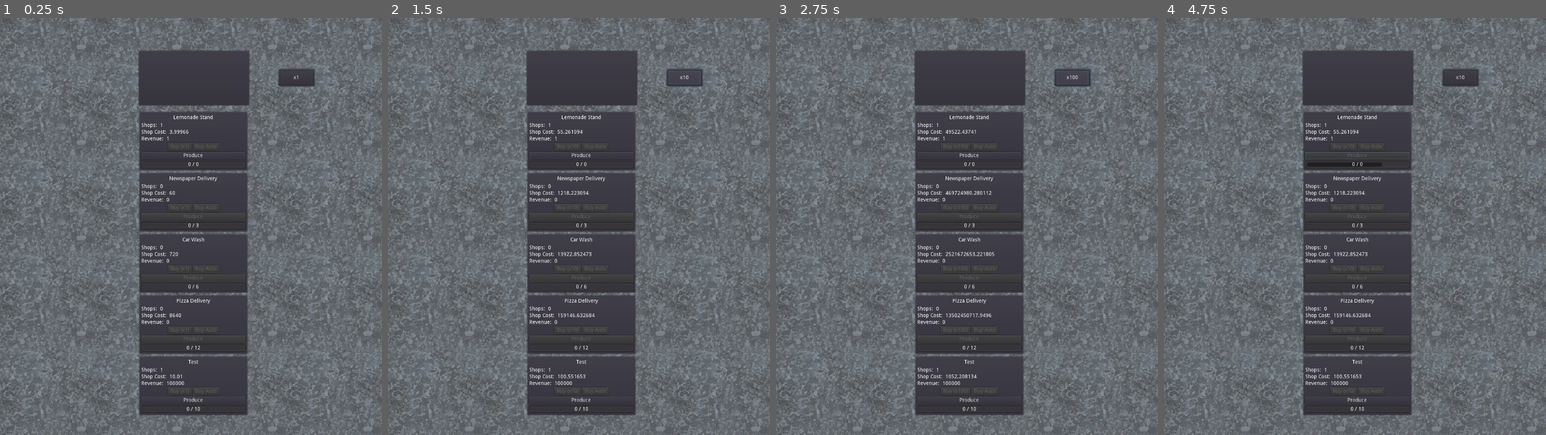
Above: before the commit, frames 1-4 (left to right).
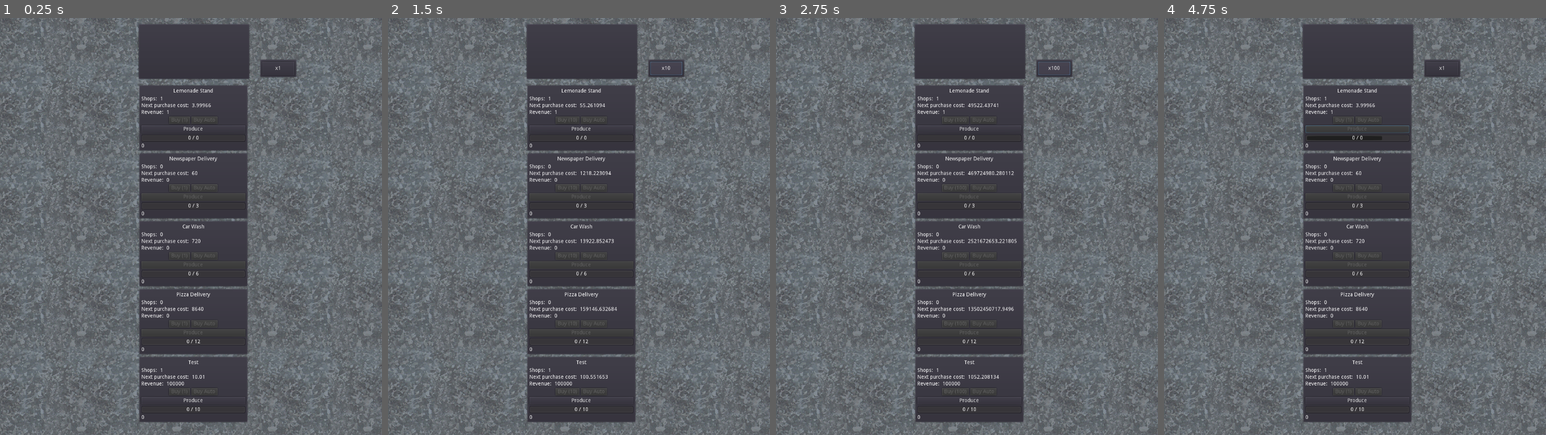
Above: after the commit, the same moments.

Repository: lazygnulf/LazyGnulfProto
Game: Godot game, scene res://Game.tscn
Same seed, same stepped clock (60 frames per second), same inputs: the game is played once before the commit and once after it.
Inputs:
- Up to frame 1 (0.25 s): no input
- Up to frame 2 (1.5 s): click "Produce" at 0.5 s; click "x1" at 1.25 s
- Up to frame 3 (2.75 s): click "x10" at 2 s
- Up to frame 4 (4.75 s): click "x100" at 2.75 s; click "x1" (after the commit: "Max") at 3.5 s; click "Produce" at 4.25 s

The runs differ from the first frame. In frame 1, 7.0% of the frame differs, in the area x 36-83%, y 1-97%; in frame 2, 7.2%; in frame 3, 7.3%; in frame 4, 7.5%.

Commit message:
Implement Max buy multiplier.

Diff:
--- a/Autoload/bank.gd
+++ b/Autoload/bank.gd
@@ -1,6 +1,6 @@
 extends Node
 
-enum BuyMultiplier {BUY_1, BUY_10, BUY_100, BUY_UNDEF}
+enum BuyMultiplier {BUY_1, BUY_10, BUY_100, BUY_MAX, BUY_UNDEF}
 
 var balance: float = 0.0
 var buy_multiplier: int = BuyMultiplier.BUY_1
--- a/Autoload/util.gd
+++ b/Autoload/util.gd
@@ -8,5 +8,7 @@
 			return "x10"
 		Bank.BuyMultiplier.BUY_100:
 			return "x100"
+		Bank.BuyMultiplier.BUY_MAX:
+			return "Max"
 
 	return "[ERROR]"
--- a/Business.gd
+++ b/Business.gd
@@ -19,6 +19,10 @@
 var in_production: bool = false
 var production_progress: int = 0
 var has_auto: bool = false
+
+# Maximum number of shops that can be bought; updated every time the bank
+# balance is changed.
+var max_affordable_shops: int = 0
 
 # timestamp in msecs of last production start
 var timestamp_production_start: int = 0
@@ -55,21 +59,20 @@
 
 
 # compute cost of next shops purchase according to current buy multiplier
-func next_purchase_cost() -> float:
+func next_purchase_cost(num_shops_to_buy: int) -> float:
+	if num_shops_to_buy == 0:
+		return 0.0
+
 	# cost of the next single shop
 	var current_cost: float = base_cost * pow(cost_factor, num_shops)
 
-	var num_shops_to_purchase: int = 1
-	match Bank.buy_multiplier:
-		Bank.BuyMultiplier.BUY_1:
-			num_shops_to_purchase = 1
-		Bank.BuyMultiplier.BUY_10:
-			num_shops_to_purchase = 10
-		Bank.BuyMultiplier.BUY_100:
-			num_shops_to_purchase = 100
+	# compute cost using the geometric series formula
+	return current_cost * (1.0-pow(cost_factor, num_shops_to_buy)) / (1.0-cost_factor)
 
-	# compute cost using the geometric series formula
-	return current_cost * (1.0-pow(cost_factor, num_shops_to_purchase)) / (1.0-cost_factor)
+# compute the maximum number of shops that can be bought
+func compute_max_affordable_shops() -> int:
+	var current_cost: float = base_cost * pow(cost_factor, num_shops)
+	return int(log(1 - (Bank.balance*(1-cost_factor))/current_cost)/log(cost_factor))
 
 
 func next_revenue() -> float:
@@ -79,29 +82,31 @@
 func _update_ui() -> void:
 	name_label.text = business_name
 	shops_label.text = str(num_shops)
-	shop_cost_label.text = str(next_purchase_cost())
+	shop_cost_label.text = str(next_purchase_cost(_get_num_shops_next_purchase()))
 	revenue_label.text = str(next_revenue())
-	buy_shops_button.text = _get_buy_shops_text()
-	buy_shops_button.disabled = Bank.balance < next_purchase_cost()
+
+	buy_shops_button.text = "Buy (" + str(_get_num_shops_next_purchase()) + ")"
+	buy_shops_button.disabled = _get_num_shops_next_purchase() == 0 || Bank.balance < next_purchase_cost(_get_num_shops_next_purchase())
+
 	buy_auto_button.disabled = has_auto || num_shops == 0 || Bank.balance < auto_cost
 	produce_button.disabled = num_shops == 0 || in_production
 	production_progressbar.value = float(production_progress)*100 / prod_time
 	production_progressbar_label.text = str(production_progress/1000) + " / " + str(prod_time/1000)
+	$VBox/max.text = str(compute_max_affordable_shops())
 
 
-func _get_buy_shops_text() -> String:
-	var text: String = "Buy (x"
+func _get_num_shops_next_purchase() -> int:
 	match Bank.buy_multiplier:
 		Bank.BuyMultiplier.BUY_1:
-			text += "1"
+			return 1
 		Bank.BuyMultiplier.BUY_10:
-			text += "10"
+			return 10
 		Bank.BuyMultiplier.BUY_100:
-			text += "100"
-	text += ")"
+			return 100
+		Bank.BuyMultiplier.BUY_MAX:
+			return max_affordable_shops
 
-	return text
-
+	return 1
 
 func _on_system_ticked(delta: int) -> void:
 	if in_production:
@@ -117,18 +122,14 @@
 
 
 func _on_balance_changed(new_balance: float) -> void:
+	max_affordable_shops = compute_max_affordable_shops()
 	_update_ui()
 
 
 func on_buy_shops_pressed() -> void:
-	if Bank.withdraw(next_purchase_cost()):
-		match Bank.buy_multiplier:
-			Bank.BuyMultiplier.BUY_1:
-				num_shops += 1
-			Bank.BuyMultiplier.BUY_10:
-				num_shops += 10
-			Bank.BuyMultiplier.BUY_100:
-				num_shops += 100
+	var num_shops_to_buy: int = _get_num_shops_next_purchase()
+	if Bank.withdraw(next_purchase_cost(num_shops_to_buy)):
+		num_shops += num_shops_to_buy
 		_update_ui()
 
 
--- a/Business.tscn
+++ b/Business.tscn
@@ -68,13 +68,13 @@
 }
 
 [node name="ShopCostLabel" type="Label" parent="VBox/HBox2"]
-margin_right = 71.0
+margin_right = 131.0
 margin_bottom = 14.0
-text = "Shop Cost: "
+text = "Next purchase cost: "
 
 [node name="ShopCost" type="Label" parent="VBox/HBox2"]
-margin_left = 75.0
-margin_right = 91.0
+margin_left = 135.0
+margin_right = 151.0
 margin_bottom = 14.0
 text = "[0]"
 
@@ -139,3 +139,8 @@
 __meta__ = {
 "_edit_use_anchors_": false
 }
+
+[node name="max" type="Label" parent="VBox"]
+margin_top = 150.0
+margin_right = 202.0
+margin_bottom = 164.0
--- a/Game.tscn
+++ b/Game.tscn
@@ -29,10 +29,10 @@
 }
 
 [node name="VBoxContainer" type="VBoxContainer" parent="."]
-margin_left = 373.078
-margin_top = 89.8984
-margin_right = 673.078
-margin_bottom = 253.898
+margin_left = 373.0
+margin_top = 19.0
+margin_right = 673.0
+margin_bottom = 1104.0
 __meta__ = {
 "_edit_use_anchors_": false
 }
@@ -55,10 +55,10 @@
 rect_min_size = Vector2( 300, 0 )
 
 [node name="BuyMode" parent="." instance=ExtResource( 4 )]
-margin_left = 746.157
-margin_top = 139.343
-margin_right = 846.157
-margin_bottom = 189.343
+margin_left = 696.66
+margin_top = 113.887
+margin_right = 796.66
+margin_bottom = 163.887
 
 [node name="SystemTimer" type="Timer" parent="."]
 autostart = true
--- a/Shops.tscn
+++ b/Shops.tscn
@@ -24,7 +24,7 @@
 margin_left = 0.0
 margin_top = 0.0
 margin_right = 293.0
-margin_bottom = 160.0
+margin_bottom = 178.0
 business_name = "Lemonade Stand"
 initial_num_shops = 1
 base_cost = 3.738
@@ -37,9 +37,9 @@
 anchor_right = 0.0
 anchor_bottom = 0.0
 margin_left = 0.0
-margin_top = 164.0
+margin_top = 182.0
 margin_right = 293.0
-margin_bottom = 324.0
+margin_bottom = 360.0
 business_name = "Newspaper Delivery"
 base_cost = 60.0
 cost_factor = 1.15
@@ -51,9 +51,9 @@
 anchor_right = 0.0
 anchor_bottom = 0.0
 margin_left = 0.0
-margin_top = 328.0
+margin_top = 364.0
 margin_right = 293.0
-margin_bottom = 488.0
+margin_bottom = 542.0
 business_name = "Car Wash"
 base_cost = 720.0
 cost_factor = 1.14
@@ -65,9 +65,9 @@
 anchor_right = 0.0
 anchor_bottom = 0.0
 margin_left = 0.0
-margin_top = 492.0
+margin_top = 546.0
 margin_right = 293.0
-margin_bottom = 652.0
+margin_bottom = 724.0
 business_name = "Pizza Delivery"
 base_cost = 8640.0
 cost_factor = 1.13
@@ -79,9 +79,9 @@
 anchor_right = 0.0
 anchor_bottom = 0.0
 margin_left = 0.0
-margin_top = 656.0
+margin_top = 728.0
 margin_right = 293.0
-margin_bottom = 816.0
+margin_bottom = 906.0
 business_name = "Test"
 initial_num_shops = 1
 base_cost = 10.0
--- a/game.gd
+++ b/game.gd
@@ -12,7 +12,6 @@
 	system_timer.wait_time = simulation_speed
 	system_timer.connect("timeout", self, "_on_system_ticked")
 
-
 func _on_system_ticked() -> void:
 	var now = OS.get_ticks_msec()
 	Signals.emit_signal("system_ticked", now - _timestamp_last_tick)
Not shown, added: math.md
